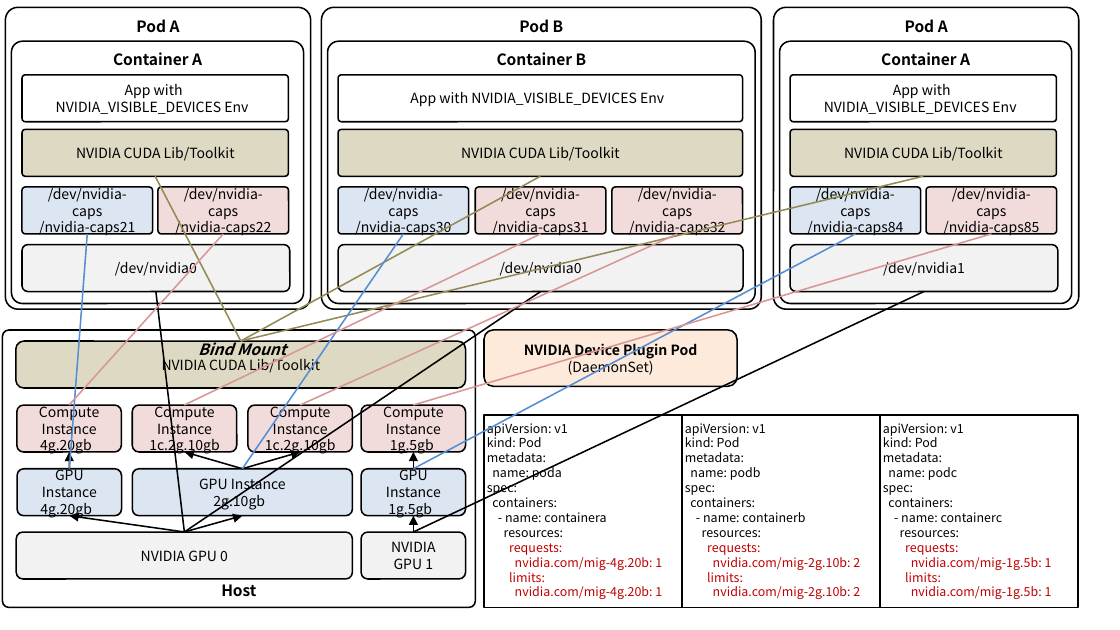
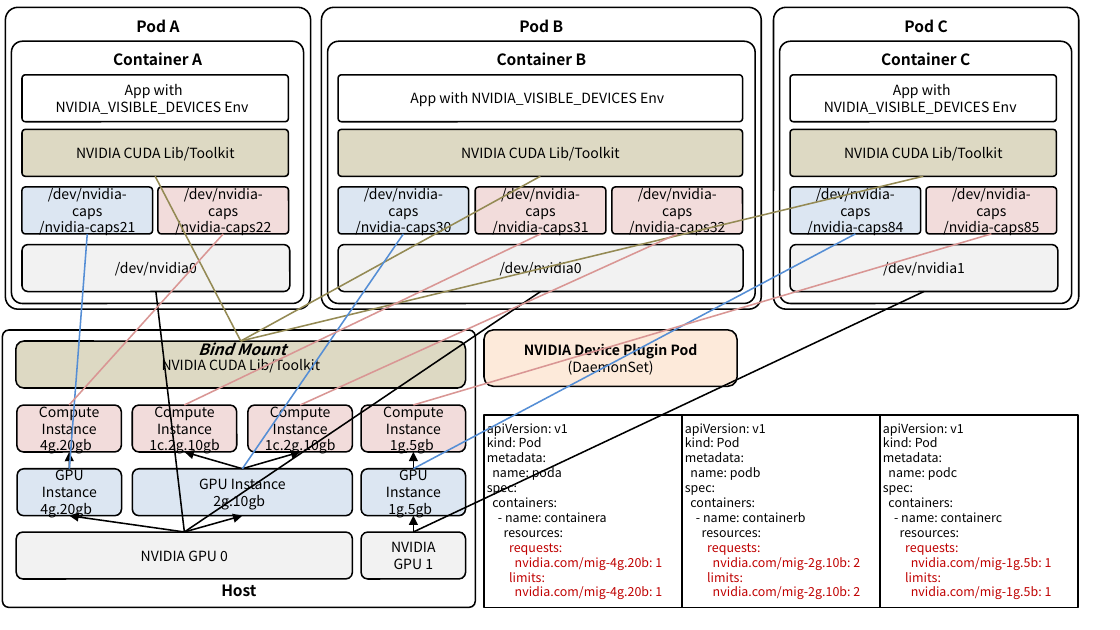
Before and after one commit to ssup2/blog-software, a slide deck: slide 7 of content/docs/theory-analysis/kubernetes-nvidia-device-plugin/images/images.pptx. Drawn at 1120x630 pixels with LibreOffice and Linux fonts; fonts in the diff are those of the drawing. Boxes give left, top, right and bottom in pixels: in the first picture for what was removed or moved away, otherwise in the second. Text is boxed around its words. In the diff, an @@ line names an element or a change of style, - is before the commit and + after.

```diff
--- a/content/docs/theory-analysis/kubernetes-nvidia-device-plugin/images/images.pptx
+++ b/content/docs/theory-analysis/kubernetes-nvidia-device-plugin/images/images.pptx
@@ text in rounded rectangle at bbox=[904, 19, 948, 33]: text changed @@
-Pod A
+Pod C
@@ text in rounded rectangle at bbox=[881, 52, 970, 66]: text changed @@
-Container A
+Container C
```
Also in this commit, not shown: 3 other files.
